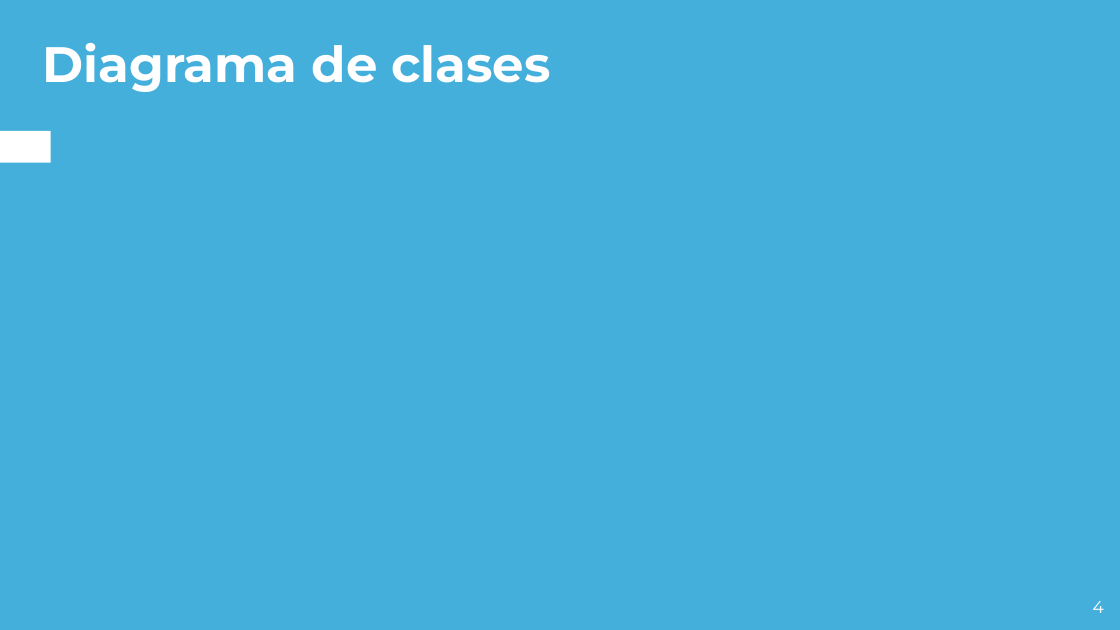
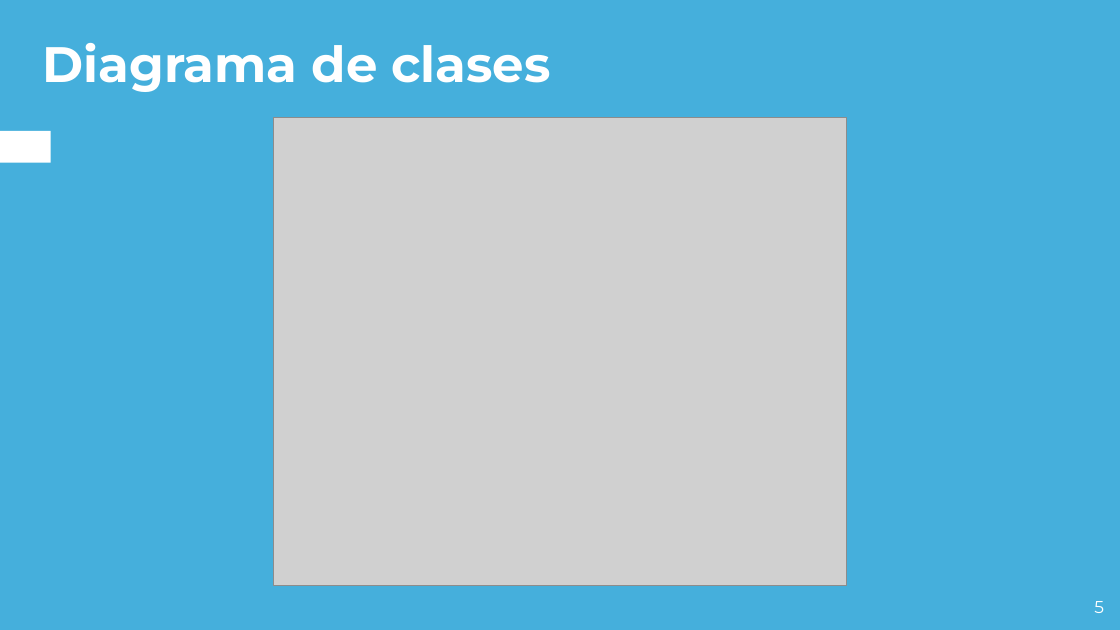
Before and after one commit to ARSW-Team-2020/Draw-It, a slide deck: slide 5 of Presentacion.pptx (slide 4 before the commit). Drawn at 1120x630 pixels with LibreOffice and Linux fonts; fonts in the diff are those of the drawing; grey boxes stand for pictures. Boxes give left, top, right and bottom in pixels: in the first picture for what was removed or moved away, otherwise in the second. Text is boxed around its words. In the diff, an @@ line names an element or a change of style, - is before the commit and + after.

```diff
--- a/Presentacion.pptx
+++ b/Presentacion.pptx
@@ picture added at (273,118,846,586) @@
@@ page number at (1094,601,1104,613): text changed @@
-4
+5
```
Also in this commit, not shown: 4 other slides changed, 5 slides added, 4 slides removed, 5 other files.
